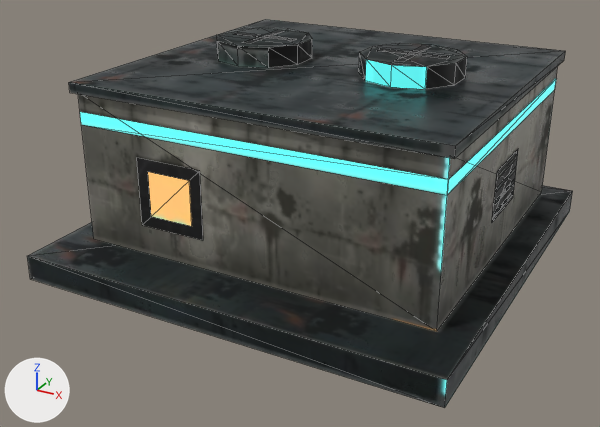
A saved change to the glTF model game/world/models/tidal_generator.glb.
Before and after are seen from a 50 mm camera at (0.723, -1.417, 0.762) aimed at (-0.017, -0.071, 0.09). The axes (+X, +Y, +Z) are drawn at lower left. The lights are the same throughout. The picture after the commit comes second. Mesh edges are drawn as thin lines. Where no turn or scale is listed for an object, it has been applied to the vertices. Vertices at exactly the same position are counted once.

Objects in the first picture: 'te_tidal_generator'.
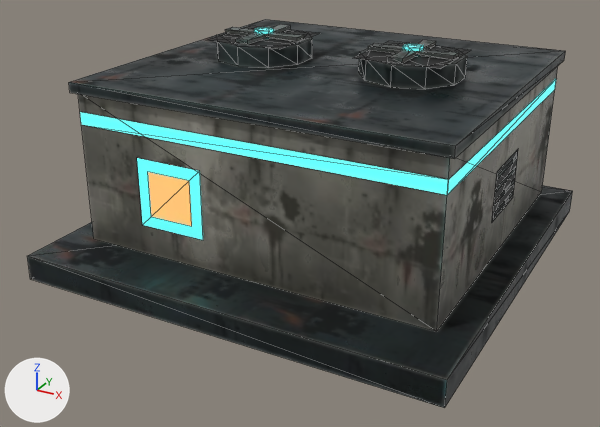
Boxes (x1, y1, x2, y2) around the edits, measured in the pictures (600 x 427 px; the box of a moved part takes in the faces that stretch with it):
'move_fan_2', added: after (368, 40, 459, 63)
'move_fan_1', added: after (225, 24, 304, 44)
part 1 of me_te_tidal_generator, deleted: before (377, 49, 449, 59)
part 2 of me_te_tidal_generator, deleted: before (244, 30, 283, 43)
part 3 of me_te_tidal_generator, deleted: before (393, 46, 430, 62)
part 4 of me_te_tidal_generator, moved or reshaped: before (234, 32, 296, 41); after (208, 26, 320, 49)
part 5 of me_te_tidal_generator, moved or reshaped: before (375, 44, 467, 67); after (353, 41, 470, 69)
part 6 of me_te_tidal_generator, surface changed: (137, 34, 518, 405) in both

The edits, one by one:
me_te_tidal_generator is used by ob_te_tidal_generator; location (0.0, 0.0, 0.0).
Verts and faces of me_te_tidal_generator; kept vertices keep their numbers, new ones are numbered from 116.
Before the commit, vertices of me_te_tidal_generator: 60 (-0.092, 0.03, 0.411) at pixel (291, 40), 61 (-0.232, 0.03, 0.411) at pixel (232, 34), 82 (-0.092, 0.05, 0.411) at pixel (296, 39), 83 (-0.232, 0.05, 0.411) at pixel (237, 32).
Before the commit, vertices of me_te_tidal_generator: 90 (0.162, -0.06, 0.37) at pixel (390, 87), 94 (0.067, 0.009, 0.37) at pixel (358, 72), 97 (0.067, 0.071, 0.41) at pixel (373, 45), 98 (0.103, 0.121, 0.37), 101 (0.162, 0.14, 0.41) at pixel (431, 44).
Before the commit, vertices of me_te_tidal_generator: 102 (0.221, 0.121, 0.37), 105 (0.257, 0.071, 0.41) at pixel (467, 56), 106 (0.257, 0.009, 0.37) at pixel (454, 85), 109 (0.221, -0.041, 0.41) at pixel (426, 66).
me_te_tidal_generator had 116 vertices, 134 faces and spanned x -0.42..0.42, y -0.42..0.42, z 0.0..0.411.
me_te_tidal_generator now has 108 vertices, 130 faces and spans x -0.42..0.42, y -0.42..0.42, z 0.0..0.41.
me_te_tidal_generator part 1: the loose piece of 4 vertices spanning x 0.092..0.232, y 0.03..0.05, z 0.411 is deleted.
me_te_tidal_generator part 2: the loose piece of 4 vertices spanning x -0.172..-0.152, y -0.03..0.11, z 0.411 is deleted.
me_te_tidal_generator part 3: the loose piece of 4 vertices spanning x 0.152..0.172, y -0.03..0.11, z 0.411 is deleted.
Part 4, on me_te_tidal_generator:
Vertex 60 moves to (-0.077, -0.045, 0.41), pixel (279, 49).
Vertex 61 moves to (-0.247, -0.045, 0.41).
Vertex 82 moves to (-0.077, 0.125, 0.41), pixel (320, 33).
Vertex 83 moves to (-0.247, 0.125, 0.41), pixel (250, 25).
Part 5, on me_te_tidal_generator:
Faces deleted: (97, 105, 101), (97, 109, 105), (98, 102, 106), (90, 94, 106), (94, 98, 106).
New vertex 116 is at (0.247, -0.045, 0.41), pixel (440, 68).
New vertex 117 is at (0.077, -0.045, 0.41), pixel (352, 58).
New vertex 118 is at (0.247, 0.125, 0.41), pixel (471, 50).
New vertex 119 is at (0.077, 0.125, 0.41), pixel (388, 40).
New faces: (101, 109, 105), (97, 109, 101), (116, 118, 117), (117, 118, 119), (94, 98, 102), (90, 102, 106).
New faces: (90, 94, 102).
me_te_tidal_generator part 6: 46 kept faces spanning x -0.42..0.42, y -0.42..0.42, z 0.0..0.41 get new texture (UV) coordinates.
Mesh me_move_fan_2 is new.
It consists of a box spanning x -0.085..0.085, y -0.014..0.014, z 0.002..0.01; a box spanning x -0.014..0.014, y -0.085..0.085, z 0.002..0.01; a 6-sided cylinder along z spanning x -0.017..0.017, y -0.02..0.02, z 0.0..0.016.
It uses material mat_te_tidal_generator.
Mesh me_move_fan_1 is new.
It consists of a box spanning x -0.085..0.085, y -0.014..0.014, z 0.002..0.01; a box spanning x -0.014..0.014, y -0.085..0.085, z 0.002..0.01; a 6-sided cylinder along z spanning x -0.017..0.017, y -0.02..0.02, z 0.0..0.016.
It uses material mat_te_tidal_generator.
Object 'move_fan_2' (ob_move_fan_2) is new; it shows me_move_fan_2.
Its location is (0.162, 0.04, 0.41).
Object 'move_fan_1' (ob_move_fan_1) is new; it shows me_move_fan_1.
Its location is (-0.162, 0.04, 0.41).
